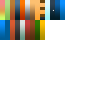
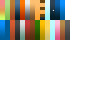
Before/after of a 100×100 layered artwork. What changed in the layer stack:
added layer "Rectangle 1 copy 3" (6th of 17) above "Rectangle 1 copy 3" over left=55, top=20, right=60, bottom=40
added layer "Rectangle 1 copy 3" (7th of 17) above "Rectangle 1 copy 3" over left=50, top=20, right=55, bottom=40
added layer "Rectangle 1 copy 2" (1st of 11) above "Rectangle 1 copy 2" over left=45, top=20, right=50, bottom=40
added layer "Rectangle 1 copy 2" (4th of 11) above "Rectangle 1 copy 2" over left=60, top=20, right=65, bottom=40
added layer "Rectangle 1 copy 2" (8th of 11) above "Rectangle 1 copy 2" over left=65, top=20, right=70, bottom=40
